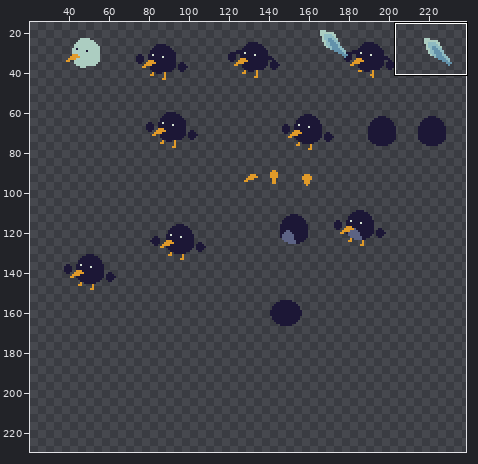
Two versions of one pixel-art file, assets/design.aseprite. Above: a wide view before the commit, with the close-up outlined.
Close-up. Before the commit:
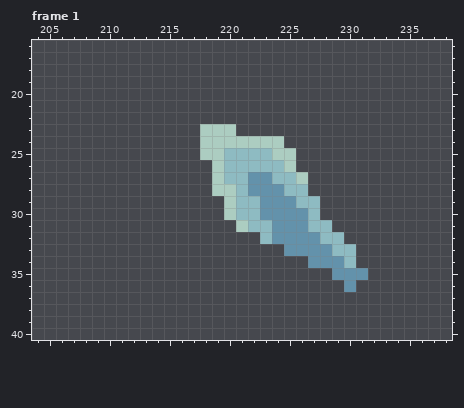
256x256 pixels, 1 frame. Shown: frame 1: x 204..238, y 16..40. The wide view leaves out empty margins. The commit also changed other frames or places, which this record leaves out.
The result:
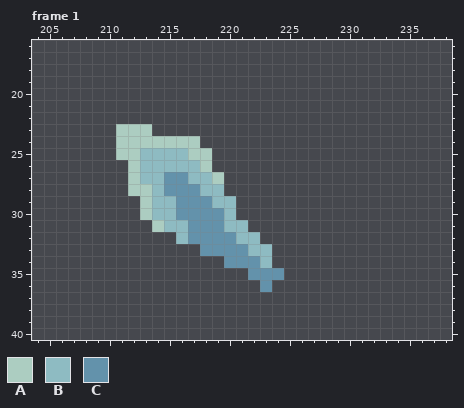
Palette (. is transparent): A #accdc1  B #8ebbc2  C #6392ab
The edit:
Frame 1, layer "Layer 1":
y 23: x 211..213 ... -> AAA; x 218..220 AAA -> ...
y 24: x 211..224 .......AAAAAAA -> AAAAAAA.......
y 25: x 211..217 ....... -> AABBBBA; x 219..225 ABBBBAA -> .......
y 26: x 212..225 .......ABBBBBA -> ABBBBBA.......
y 27: x 212..218 ....... -> ABBCCBB; x 220..226 BBCCBBA -> .......
y 28: x 212..226 .......AABCCCBB -> AABCCCBB.......
y 29: x 213..227 .......ABBCCCBB -> ABBCCCBB.......
y 30: x 213..227 .......ABBCCCCB -> ABBCCCCB.......
y 31: x 214..228 .......ABBCCCBB -> ABBCCCBB.......
y 32: x 216..229 .......BCCCCBB -> BCCCCBB.......
y 33: x 218..223 ...... -> CCCCBB; x 225..230 CCCCBB -> ......
y 34: x 220..223 .... -> CCCB; x 227..230 CCCB -> ....
y 35: x 222..224 ... -> CCC; x 229..231 CCC -> ...
y 36: x 223 . -> C; x 230 C -> .
Where, in picture pixels (left, top, right, bottom), the same in both close-ups:
changed: (116, 124, 368, 292)
